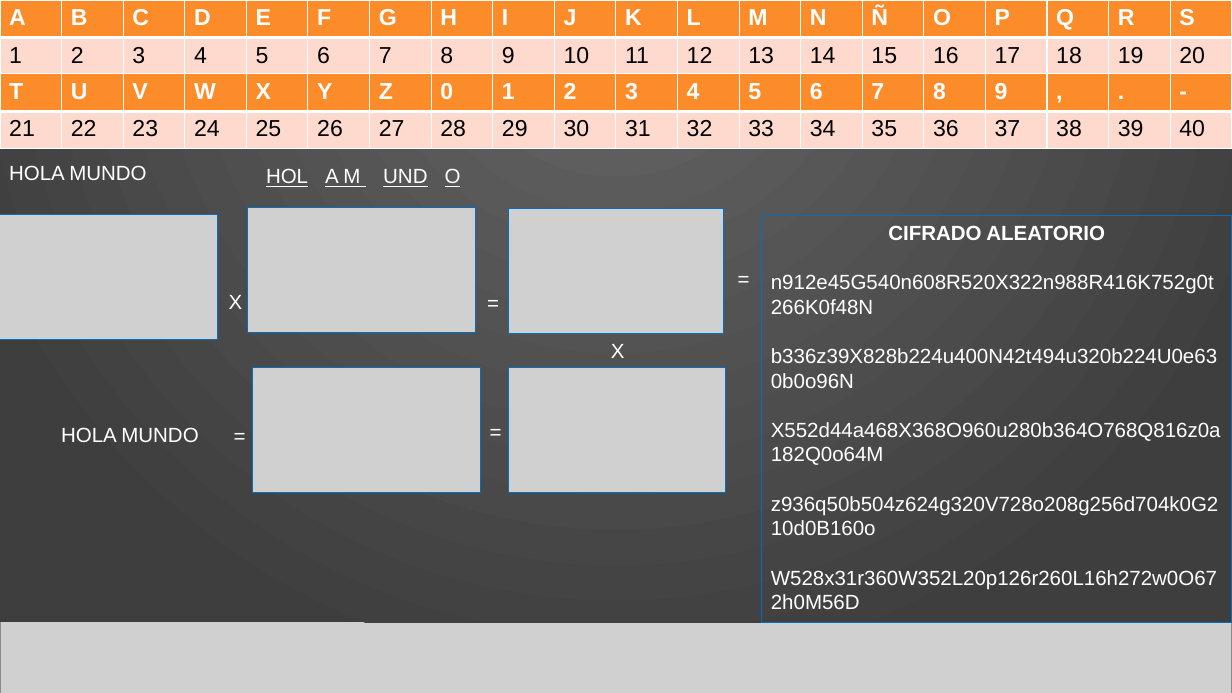
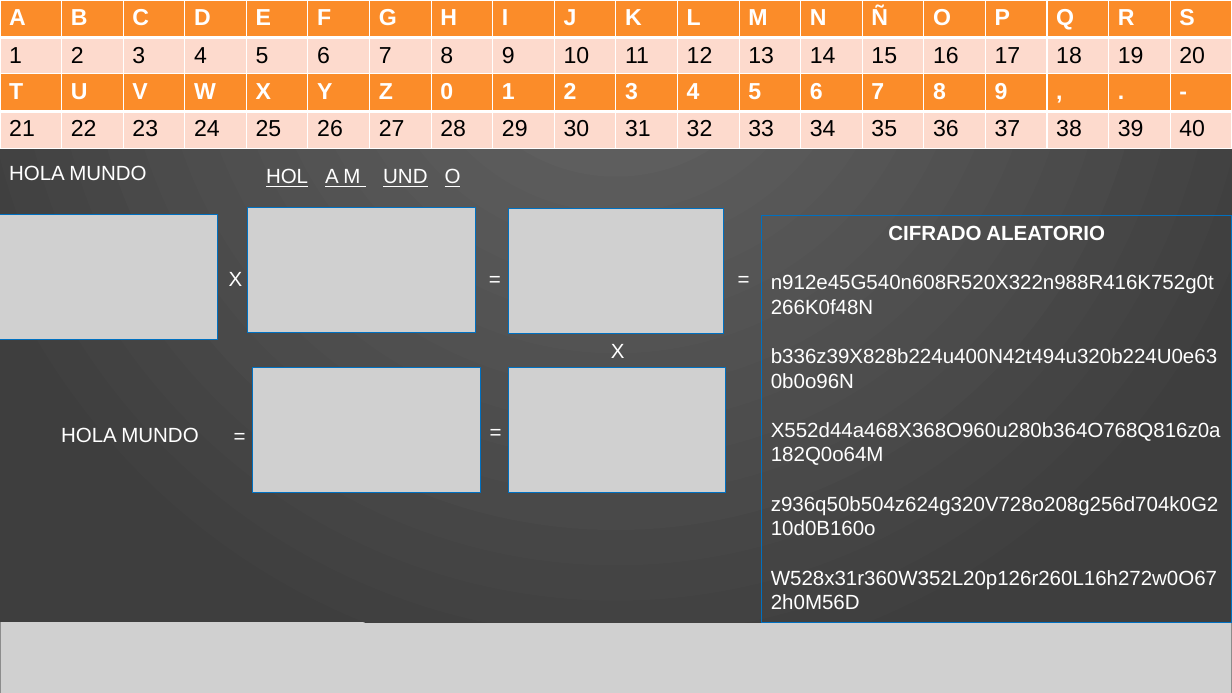
Before and after one commit to dogiloki/Feria_academica, a slide deck: slide 4 of Feria académica.pptx. Drawn at 1232x693 pixels with LibreOffice and Linux fonts; fonts in the diff are those of the drawing; grey boxes stand for pictures; background and template pictures are left out. Boxes give left, top, right and bottom in pixels: in the first picture for what was removed or moved away, otherwise in the second. Text is boxed around its words. In the diff, an @@ line names an element or a change of style, - is before the commit and + after.

```diff
--- a/Feria académica.pptx
+++ b/Feria académica.pptx
@@ text "X": place and size @@
-text "X" at (229, 295, 243, 309)
+text "X" at (229, 272, 243, 286)
@@ text "=": place and size @@
-text "=" at (478, 286, 506, 320)
+text "=" at (480, 262, 507, 296)
```
Also in this commit, not shown: 2 other slides changed, 6 slides added, 1 other file.
